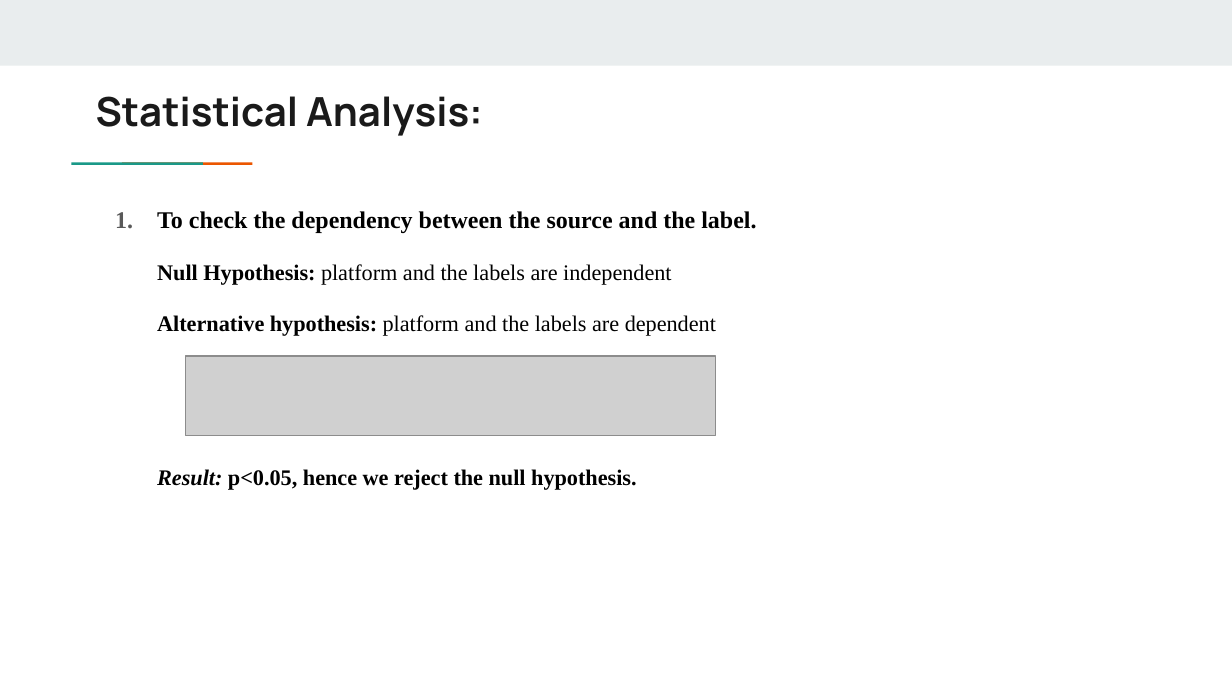
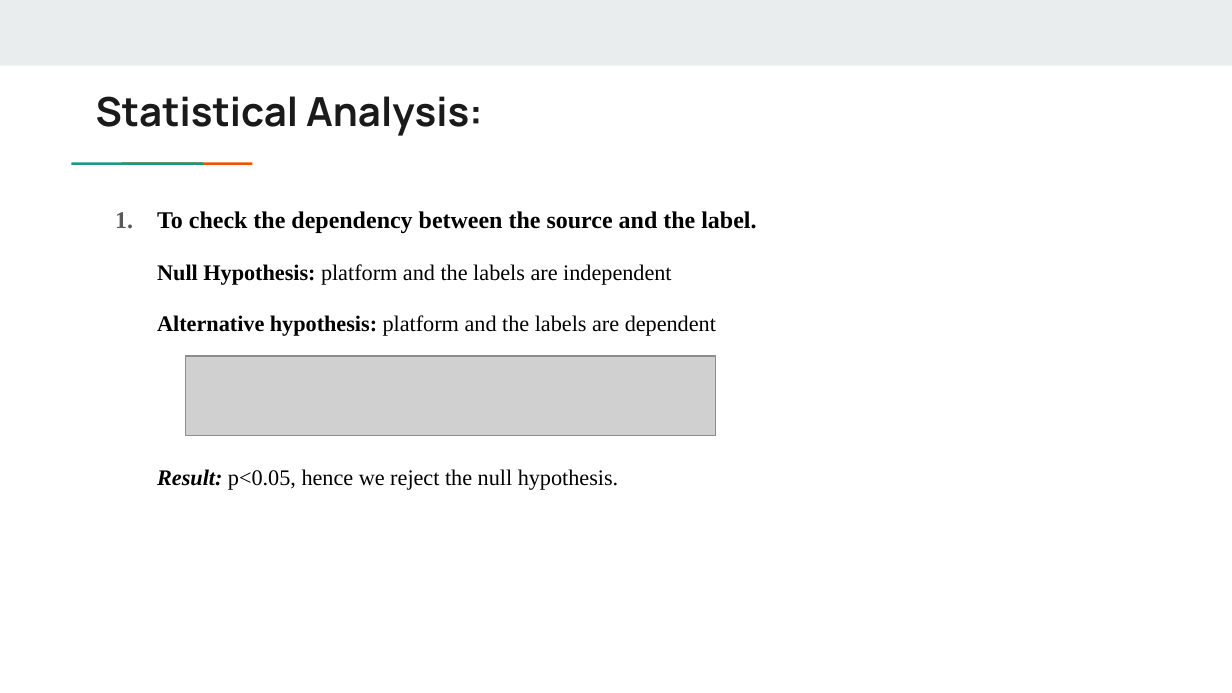
Before and after one commit to haribhumani/capstone_project, a slide deck: slide 21 of Fake_News_Detection_PPT.pptx (slide 20 before the commit). Drawn at 1232x693 pixels with LibreOffice and Linux fonts; fonts in the diff are those of the drawing; grey boxes stand for pictures. Boxes give left, top, right and bottom in pixels: in the first picture for what was removed or moved away, otherwise in the second. Text is boxed around its words. In the diff, an @@ line names an element or a change of style, - is before the commit and + after.

```diff
--- a/Fake_News_Detection_PPT.pptx
+++ b/Fake_News_Detection_PPT.pptx
@@ text at (157, 469, 618, 490): bold off in "p<0.05, hence we reject the null hypothesis." @@
```
Also in this commit, not shown: 7 other slides changed, 7 slides added, 3 slides removed, 4 other files.
